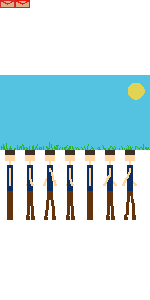
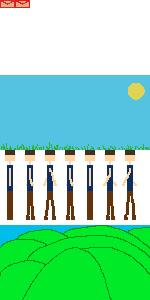
Before/after of a 150×300 layered artwork. What changed in the layer stack:
added layer "Layer 9(pasted)" above "Layer 8(pasted)" over [0, 225, 150, 300]
